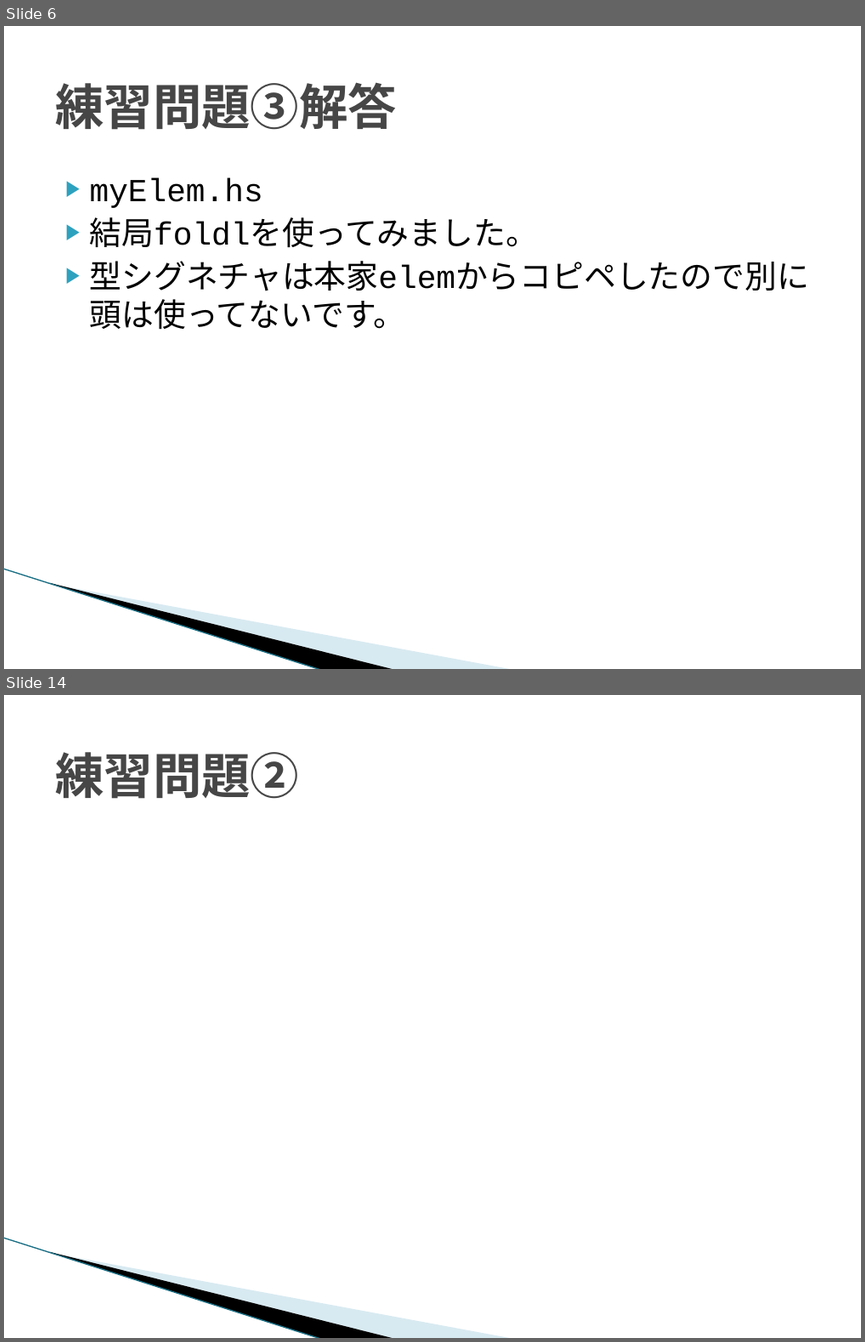
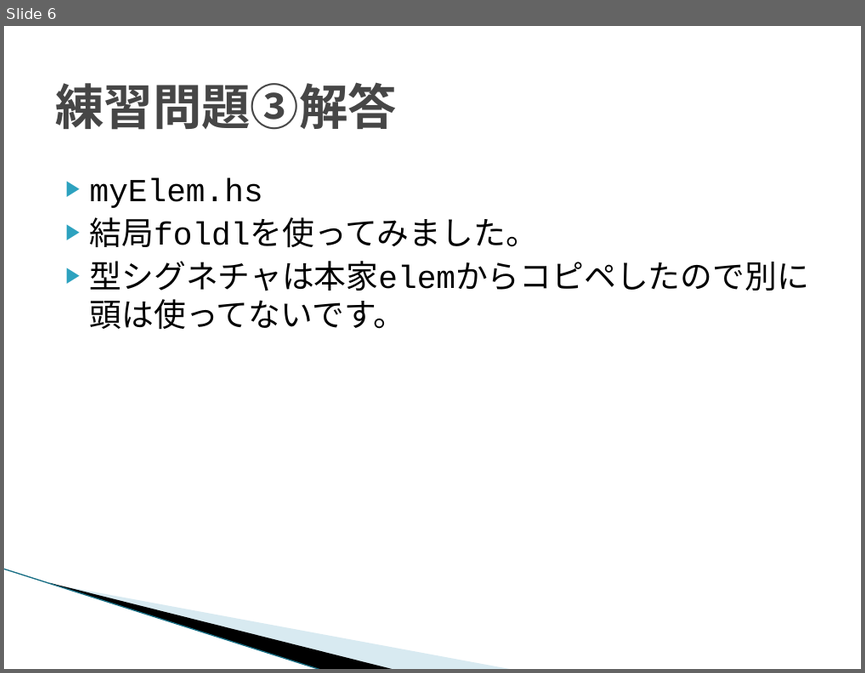
Before and after one commit to Hiroka0619/LYaHfGGreadingMIS, a slide deck: 201401/LYaHfGG5_hiroka.pptx. Shown one above the other, each under a label of ours: slides 6 and 14 before the commit, slide 6 after it; the slides between them are not shown. The pictures are 865x1342 and 865x673 pixels, drawn with LibreOffice and Linux fonts; fonts in the diff are those of the drawing; background and template pictures are left out. Boxes give left, top, right and bottom in pixels: in the first picture for what was removed or moved away, otherwise in the second. Text is boxed around its words. In the diff, an @@ line names an element or a change of style, - is before the commit and + after.

```diff
--- a/201401/LYaHfGG5_hiroka.pptx
+++ b/201401/LYaHfGG5_hiroka.pptx
@@ slide 14 removed at (4,695,861,1338), background #FFFFFF; not listed: 3 template elements that a slide beside it also shows @@
@@ title removed at (55,752,299,799) @@
-練習問題②
```
Also in this commit, not shown: 2 slides changed, 7 other slides removed, 1 other file.
